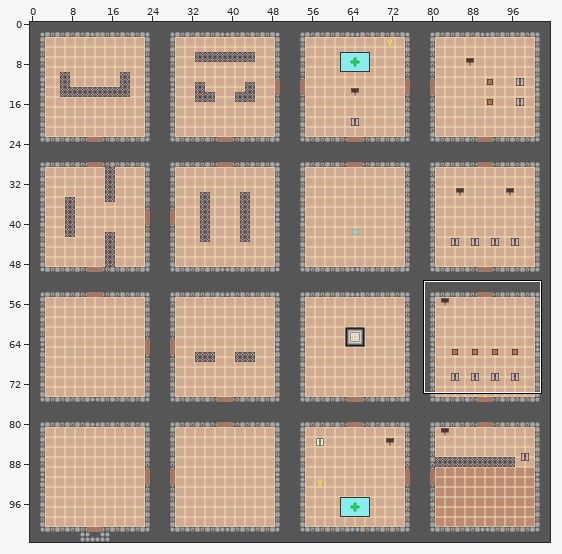
Two versions of a level (Tiled map, Assets/SuperTiled2Unity/Import/Dungeon 1.tmx). Above: a wide view before the commit, with the close-up outlined.
Close-up. Old version:
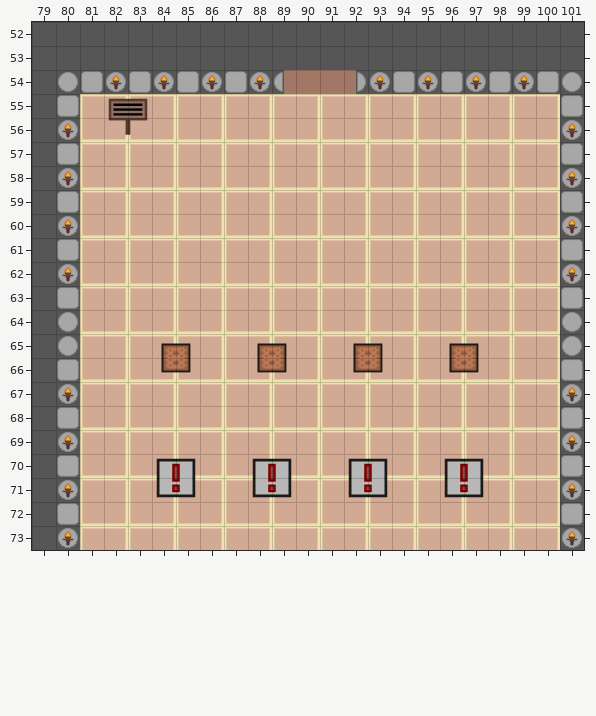
Cells are 100x100 px. Shown: x 79..101, y 52..73. The commit also changed other parts of the map, which this record leaves out.
The same view after the edit:
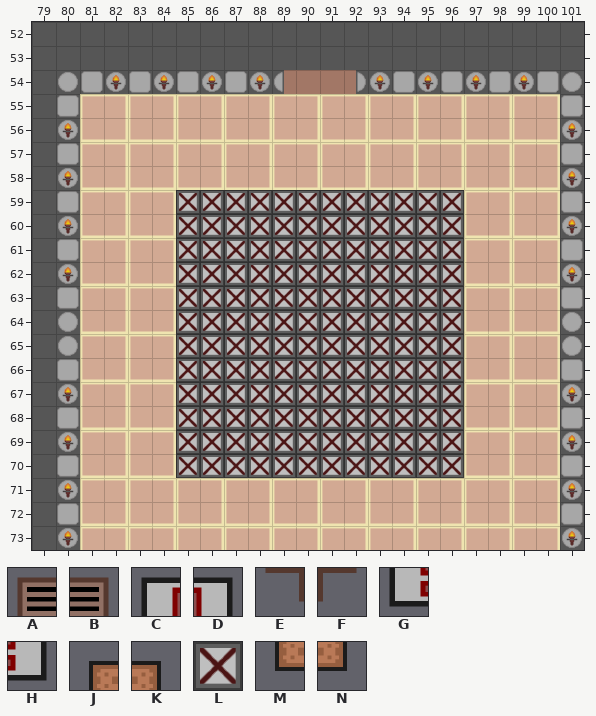
Key: from "Tileset1": A 188, B 189, C 192, D 193, E 203, F 204, G 207, H 208, J 217, K 218, L 226, M 232, N 233.
_ is an empty cell.
The exact change:
Layer "Player":
Tile C is removed in row 70 at x 84, 88, 92 and 96.
Tile D is removed in row 70 at x 85, 89, 93 and 97.
Tile G is removed in row 71 at x 84, 88, 92 and 96.
Tile H is removed in row 71 at x 85, 89, 93 and 97.
Layer "Interactive":
Tile A is removed in row 55 at x 82.
Tile B is removed in row 55 at x 83.
Tile E is removed in row 56 at x 82.
Tile F is removed in row 56 at x 83.
Tile J is removed in row 65 at x 84, 88, 92 and 96.
Tile K is removed in row 65 at x 85, 89, 93 and 97.
Tile M is removed in row 66 at x 84, 88, 92 and 96.
Tile N is removed in row 66 at x 85, 89, 93 and 97.
Layer "Walls":
The edit adds tile L in rows 59 to 70 at x 85 to 96.
